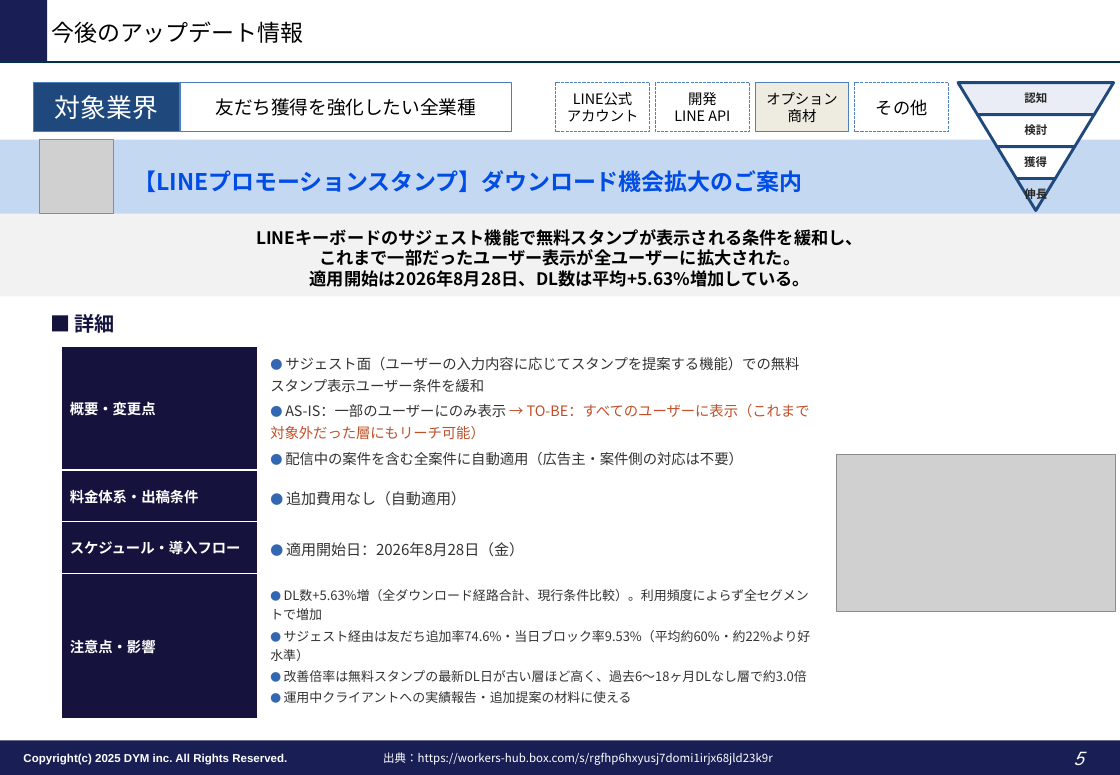
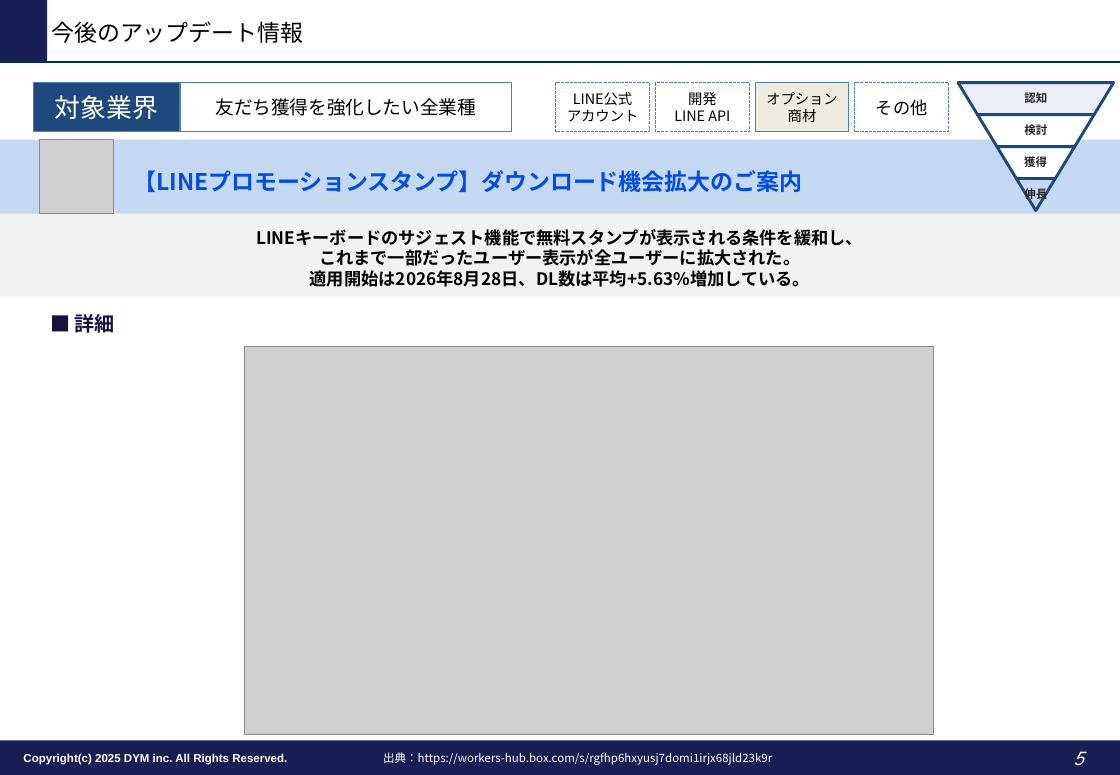
Before and after one commit to tonomura-r-dev/folder, a slide deck: slide 5 of LINEOA媒体最新情報_2026年9月トレンドレポート.pptx. Drawn at 1120x775 pixels with LibreOffice and Linux fonts; fonts in the diff are those of the drawing; grey boxes stand for pictures; background and template pictures are left out. Boxes give left, top, right and bottom in pixels: in the first picture for what was removed or moved away, otherwise in the second. Text is boxed around its words. In the diff, an @@ line names an element or a change of style, - is before the commit and + after.

```diff
--- a/LINEOA媒体最新情報_2026年9月トレンドレポート.pptx
+++ b/LINEOA媒体最新情報_2026年9月トレンドレポート.pptx
@@ table removed at (62, 347, 822, 720), 4 rows, 2 columns @@
-概要・変更点 | ● サジェスト面（ユーザーの入力内容に応じてスタンプを提案する機能）での無料スタンプ表示ユーザー条件を緩和 / ● AS-IS：一部のユーザーにのみ表示 → TO-BE：すべてのユーザーに表示（これまで対象外だった層にもリーチ可能） / ● 配信中の案件を含む全案件に自動適用（広告主・案件側の対応は不要）
-料金体系・出稿条件 | ● 追加費用なし（自動適用）
-スケジュール・導入フロー | ● 適用開始日：2026年8月28日（金）
-注意点・影響 | ● DL数+5.63%増（全ダウンロード経路合計、現行条件比較）。利用頻度によらず全セグメントで増加 / ● サジェスト経由は友だち追加率74.6%・当日ブロック率9.53%（平均約60%・約22%より好水準） / ● 改善倍率は無料スタンプの最新DL日が古い層ほど高く、過去6〜18ヶ月DLなし層で約3.0倍 / ● 運用中クライアントへの実績報告・追加提案の材料に使える
@@ picture: place and size @@
-picture at (838, 455, 1117, 612)
+picture at (244, 347, 933, 735)
```
Also in this commit, not shown: 5 other slides changed, 1 other file.
